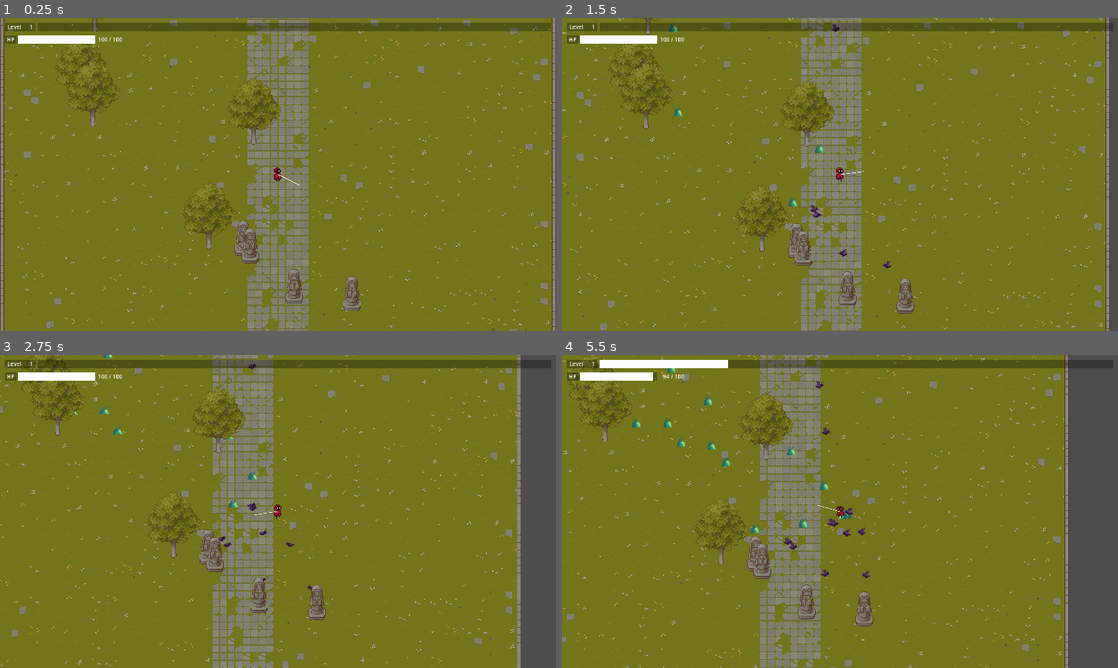
Above: before the commit, frames 1-4 (two rows, left to right).
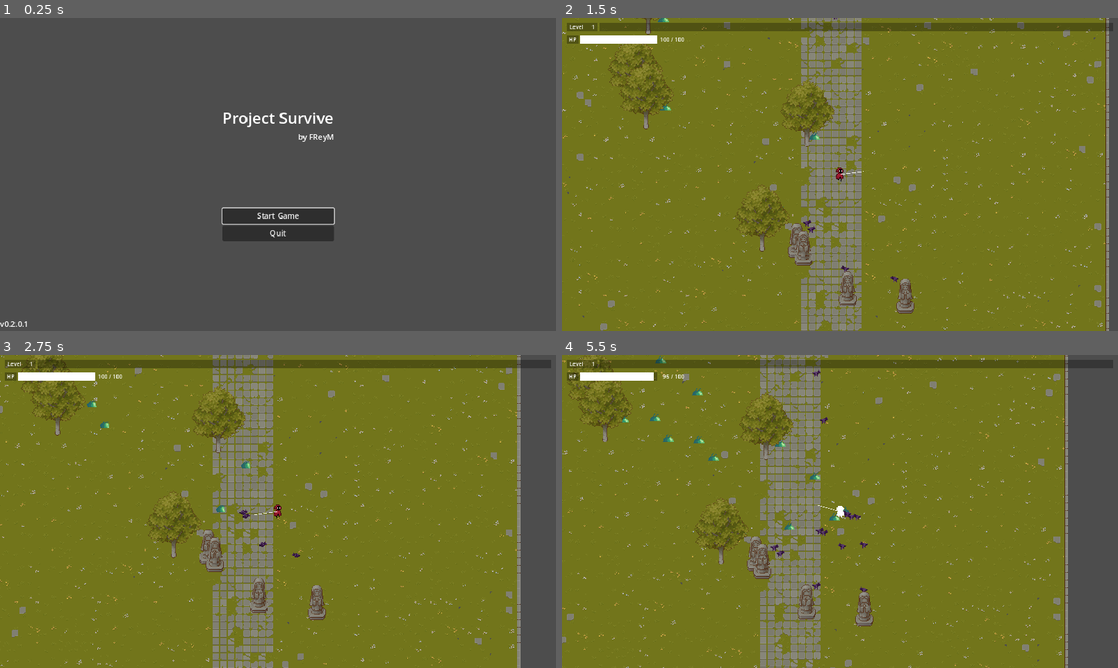
Above: after the commit, the same moments.

Repository: reyhanfarabi/project-survive
Game: Godot game, scene res://scenes/main_menu_screen_component.tscn
Two runs of this game, one before a commit and one after it. Both use one fixed random seed, a clock stepped at 60 frames per second and the inputs below. Before the commit the project starts from res://scenes/game.tscn.
Inputs (mouse positions are in pixels of both pictures, inside the frame that each line leads up to):
- Up to frame 1 (0.25 s): no input
- Up to frame 2 (1.5 s): click (840, 215) at 0.5 s, where only the run after the commit has a clickable "Start Game"; move the mouse to (962, 158) at 1.27 s; hold D (right) from 1.28 s (still down); tap W (top) at 1.35 s
- Up to frame 3 (2.75 s): move the mouse to (166, 527) at 2.02 s; release D (right) at 2.03 s; hold S (down) from 2.03 s (still down); tap W (top) at 2.1 s
- Up to frame 4 (5.5 s): move the mouse to (895, 442) at 2.77 s; release S (down) at 2.78 s; hold D (right) 2.78-4.28 s; tap W (top) every 0.75 s from 2.85 to 5.1 s; move the mouse to (812, 574) at 3.52 s; move the mouse to (1006, 558) at 4.27 s; hold A (left) from 4.28 s (still down); move the mouse to (673, 464) at 5.02 s

The runs differ from the first frame. In frame 1, 99% of the frame differs, in the area x 0-100%, y 0-100%; in frame 2, 0.3%; in frame 3, 0.4%; in frame 4, 1.6%.

Commit message:
add logic to main menu screen

Diff:
--- a/project.godot
+++ b/project.godot
@@ -11,7 +11,7 @@
 [application]
 
 config/name="Project Survive"
-run/main_scene="res://scenes/game.tscn"
+run/main_scene="res://scenes/main_menu_screen_component.tscn"
 config/features=PackedStringArray("4.1", "Forward Plus")
 config/icon="res://icon.svg"
 
@@ -21,6 +21,13 @@
 
 [input]
 
+ui_accept={
+"deadzone": 0.5,
+"events": [Object(InputEventKey,"resource_local_to_scene":false,"resource_name":"","device":0,"window_id":0,"alt_pressed":false,"shift_pressed":false,"ctrl_pressed":false,"meta_pressed":false,"pressed":false,"keycode":4194309,"physical_keycode":0,"key_label":0,"unicode":0,"echo":false,"script":null)
+, Object(InputEventKey,"resource_local_to_scene":false,"resource_name":"","device":0,"window_id":0,"alt_pressed":false,"shift_pressed":false,"ctrl_pressed":false,"meta_pressed":false,"pressed":false,"keycode":4194310,"physical_keycode":0,"key_label":0,"unicode":0,"echo":false,"script":null)
+, Object(InputEventJoypadButton,"resource_local_to_scene":false,"resource_name":"","device":0,"button_index":0,"pressure":0.0,"pressed":false,"script":null)
+]
+}
 left={
 "deadzone": 0.5,
 "events": [Object(InputEventKey,"resource_local_to_scene":false,"resource_name":"","device":-1,"window_id":0,"alt_pressed":false,"shift_pressed":false,"ctrl_pressed":false,"meta_pressed":false,"pressed":false,"keycode":0,"physical_keycode":65,"key_label":0,"unicode":97,"echo":false,"script":null)
--- a/scenes/main_menu_screen_component.tscn
+++ b/scenes/main_menu_screen_component.tscn
@@ -1,6 +1,9 @@
-[gd_scene format=3 uid="uid://bqr4cphhkgyoi"]
+[gd_scene load_steps=2 format=3 uid="uid://bqr4cphhkgyoi"]
+
+[ext_resource type="Script" path="res://scripts/main_menu_screen_component.gd" id="1_agfp6"]
 
 [node name="MainMenuScreenComponent" type="CanvasLayer"]
+script = ExtResource("1_agfp6")
 
 [node name="Control" type="Control" parent="."]
 layout_mode = 3
@@ -22,15 +25,15 @@
 grow_horizontal = 2
 grow_vertical = 2
 
-[node name="VBoxContainer" type="VBoxContainer" parent="Control/VBoxContainer"]
+[node name="TitleContainer" type="VBoxContainer" parent="Control/VBoxContainer"]
 layout_mode = 2
 
-[node name="GameTitle" type="Label" parent="Control/VBoxContainer/VBoxContainer"]
+[node name="GameTitle" type="Label" parent="Control/VBoxContainer/TitleContainer"]
 layout_mode = 2
 theme_override_font_sizes/font_size = 32
 text = "Project Survive"
 
-[node name="GameAuthor" type="Label" parent="Control/VBoxContainer/VBoxContainer"]
+[node name="GameAuthor" type="Label" parent="Control/VBoxContainer/TitleContainer"]
 layout_mode = 2
 size_flags_horizontal = 8
 text = "by FReyM
@@ -40,14 +43,14 @@
 layout_mode = 2
 theme_override_constants/margin_top = 128
 
-[node name="VBoxContainer2" type="VBoxContainer" parent="Control/VBoxContainer"]
+[node name="MenuButtonContainer" type="VBoxContainer" parent="Control/VBoxContainer"]
 layout_mode = 2
 
-[node name="StartGameButton" type="Button" parent="Control/VBoxContainer/VBoxContainer2"]
+[node name="StartGameButton" type="Button" parent="Control/VBoxContainer/MenuButtonContainer"]
 layout_mode = 2
 text = "Start Game"
 
-[node name="QuitButton" type="Button" parent="Control/VBoxContainer/VBoxContainer2"]
+[node name="QuitButton" type="Button" parent="Control/VBoxContainer/MenuButtonContainer"]
 layout_mode = 2
 text = "Quit"
 
@@ -61,3 +64,6 @@
 offset_bottom = 608.0
 grow_vertical = 0
 text = "v0.3.0.1"
+
+[connection signal="pressed" from="Control/VBoxContainer/MenuButtonContainer/StartGameButton" to="." method="_on_start_game_button_pressed"]
+[connection signal="pressed" from="Control/VBoxContainer/MenuButtonContainer/QuitButton" to="." method="_on_quit_button_pressed"]
--- /dev/null
+++ b/scripts/main_menu_screen_component.gd
@@ -0,0 +1,30 @@
+extends CanvasLayer
+
+
+@onready var _start_game_button: Button = $Control/VBoxContainer/MenuButtonContainer/StartGameButton
+@onready var _version_number_label: Label = $Control/VersionNumberLabel
+
+
+func _ready() -> void:
+	_start_game_button.grab_focus()
+	_set_project_version()
+
+
+func _set_project_version() -> void:
+	print(_get_project_version())
+	_version_number_label.text = "v" + _get_project_version()
+
+
+func _get_project_version() -> String:
+	var export_config = ConfigFile.new()
+	var export_config_path = "res://export_presets.cfg"
+	var config_error = export_config.load(export_config_path)
+	return export_config.get_value("preset.0.options", "application/product_version", "dynamic product version")
+
+
+func _on_start_game_button_pressed() -> void:
+	get_tree().change_scene_to_file("res://scenes/game.tscn")
+
+
+func _on_quit_button_pressed() -> void:
+	get_tree().quit()
